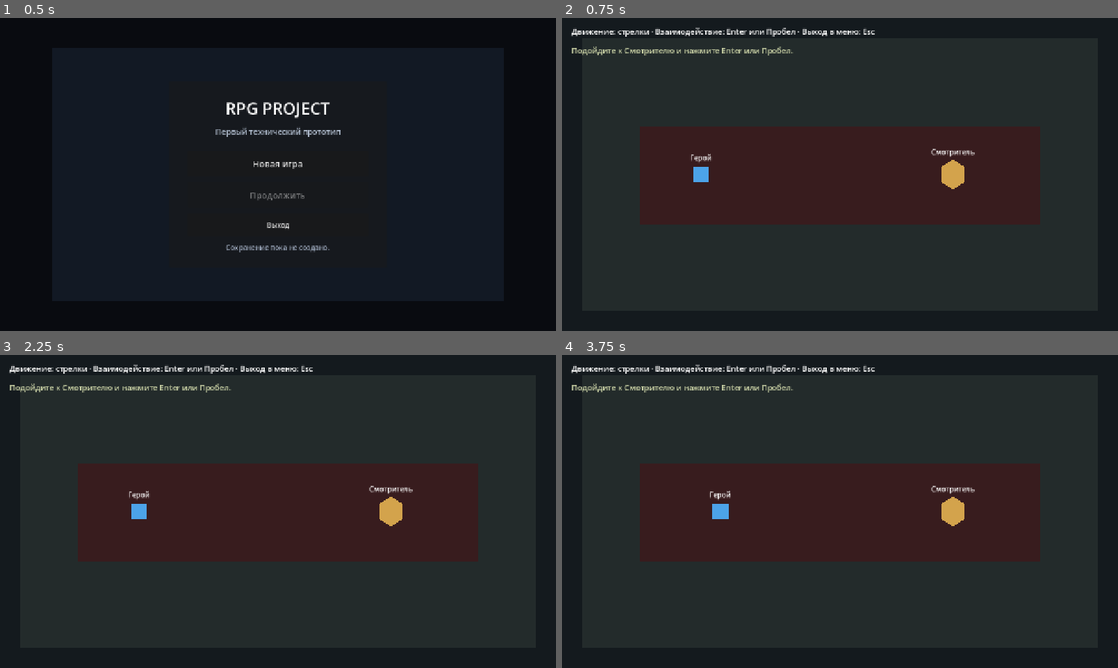
Above: before the commit, frames 1-4 (two rows, left to right).
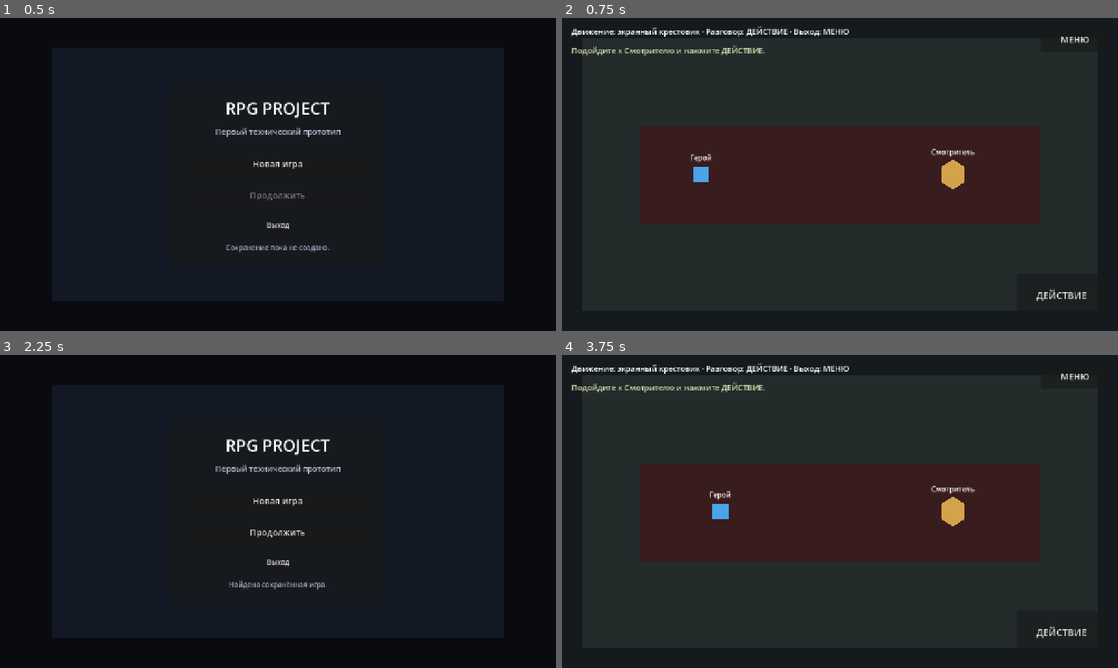
Above: after the commit, the same moments.

Repository: eretenkodaniil16-rgb/rpg-project
Game: Godot game, scene res://scenes/menus/main_menu.tscn
Same seed, same stepped clock (60 frames per second), same inputs: the game is played once before the commit and once after it.
Inputs (mouse positions are in pixels of both pictures, inside the frame that each line leads up to):
- Up to frame 1 (0.5 s): no input
- Up to frame 2 (0.75 s): click "Новая игра" at 0.5 s
- Up to frame 3 (2.25 s): click (500, 633) at 1.25 s, where only the run after the commit has a clickable "ДЕЙСТВИЕ"; click (511, 376) at 2 s, where only the run after the commit has a clickable "МЕНЮ"
- Up to frame 4 (3.75 s): click (840, 502) at 2.75 s, where only the run after the commit has a clickable "Новая игра"; tap Enter (ui_accept) at 3.5 s; hold Right (ui_right) from 3.53 s (still down)

Frame 1 is identical in both runs. In frame 2, 1.0% of the frame differs, in the area x 10-95%, y 2-91%; in frame 3, 39%, in the area x 1-97%, y 2-94%; in frame 4, 1.0%.

Commit message:
fix: configure landscape mobile input

Diff:
--- a/project.godot
+++ b/project.godot
@@ -5,6 +5,7 @@
 [application]
 
 config/name="RPG Project"
+config/version="0.1.0"
 run/main_scene="res://scenes/menus/main_menu.tscn"
 config/features=PackedStringArray("4.7", "GL Compatibility")
 
@@ -19,7 +20,12 @@
 window/size/window_width_override=1280
 window/size/window_height_override=720
 window/stretch/mode="canvas_items"
-window/handheld/orientation=1
+window/handheld/orientation=0
+
+[input_devices]
+
+pointing/emulate_mouse_from_touch=true
+pointing/emulate_touch_from_mouse=true
 
 [rendering]
 
